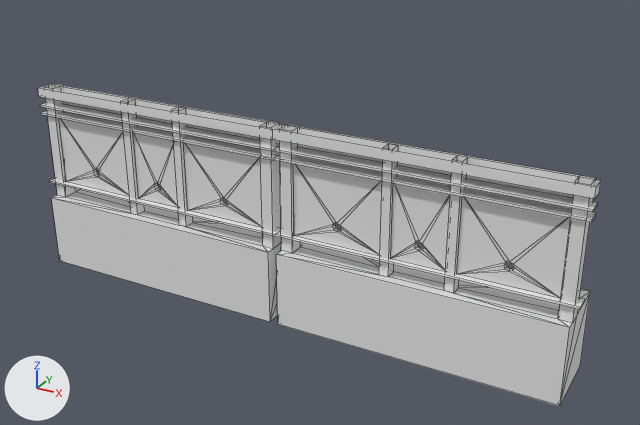
Before and after pictures for a commit that changed the FBX model Assets/Models/Box_Office/SM_Ticket_Counter.fbx.
Before and after are seen from a 50 mm lens placed at (1.76, -10.25, 6.48), pointed at (-3.64, -0.44, 1.58). Arrows for +X, +Y and +Z are at lower left; the lights stay in place. The picture after the commit comes second. Mesh edges are drawn as thin lines. Where no turn or scale is listed for an object, it has been applied to the vertices.

Objects in the first picture: 'SM_Ticket_Counter'.
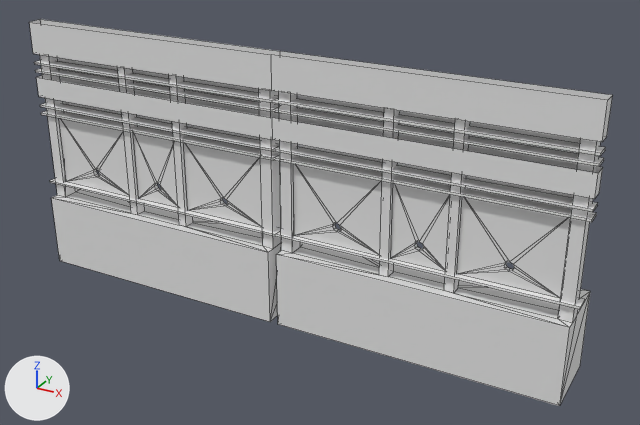
Pixel boxes (x1, y1, x2, y2) of what changed, in the pictures (640 x 425 px; the box of a moved part takes in the faces that stretch with it):
'SM_Ticket_Counter', reshaped (20% taller): before (38, 84, 601, 406); after (29, 19, 612, 406)
part 1 of me_plane_316, added: after (36, 69, 604, 167)
part 2 of me_plane_316, added: after (35, 60, 605, 156)
part 3 of me_plane_316, added: after (29, 19, 612, 142)
part 4 of me_plane_316, moved or reshaped: before (38, 84, 601, 293); after (36, 55, 603, 293)
part 5 of me_plane_316, moved or reshaped: before (121, 98, 193, 227); after (117, 67, 193, 227)

What the commit changed:
me_plane_316 is used by ob_sm_ticket_counter; location (0.0, 0.0, 0.0).
Verts and faces of me_plane_316; kept vertices keep their numbers, new ones are numbered from 312.
Before the commit, vertices of me_plane_316: 156 (-6.64, -0.71, 2.85) at pixel (128, 98), 158 (-6.51, -0.71, 2.85) at pixel (135, 99), 161 (-6.64, -0.88, 2.85) at pixel (120, 101), 163 (-6.51, -0.88, 2.85) at pixel (127, 102), 186 (-5.61, -0.71, 2.85) at pixel (185, 108).
Before the commit, vertices of me_plane_316: 188 (-5.74, -0.71, 2.85) at pixel (178, 106), 191 (-5.61, -0.88, 2.85) at pixel (178, 111), 193 (-5.74, -0.88, 2.85) at pixel (171, 110).
me_plane_316 had 312 vertices, 380 faces and spanned x -8.2..0.07, y -1.01..0.0, z 0.0..2.85.
me_plane_316 now has 348 vertices, 408 faces and spans x -8.2..0.07, y -1.01..0.0, z 0.0..3.83.
me_plane_316 part 1: the loose piece of 12 vertices spanning x -8.2..0.07, y -0.93..-0.71, z 2.55..2.58 is copied, and the copy is moved by (0.0, 0.0, 0.53); it spans x -8.2..0.07, y -0.93..-0.71, z 3.09..3.12.
me_plane_316 part 2: the loose piece of 12 vertices spanning x -8.2..0.07, y -0.93..-0.71, z 2.55..2.58 is copied, and the copy is moved by (0.0, 0.0, 0.66); it spans x -8.2..0.07, y -0.93..-0.71, z 3.21..3.24.
me_plane_316 part 3: the loose piece of 12 vertices spanning x -8.2..0.07, y -0.93..-0.71, z 2.71..2.85 is copied, and the copy is scaled about its middle by (1, 1, 3.27), then moved by (0.0, 0.0, 0.82); it spans x -8.2..0.07, y -0.93..-0.71, z 3.36..3.83.
Part 4, on me_plane_316:
28 vertices in x -8.13..0.0, y -0.88..-0.66, z 2.85 move by (0.0, 0.0, 0.51).
6 vertices in x -8.2..0.07, y -0.93..-0.71, z 2.85 move by (0.0, 0.0, 0.16).
Part 5, on me_plane_316:
Vertices 156, 158, 161, 163, 186, 188, 191, 193 move by (0.0, 0.0, 0.51).
